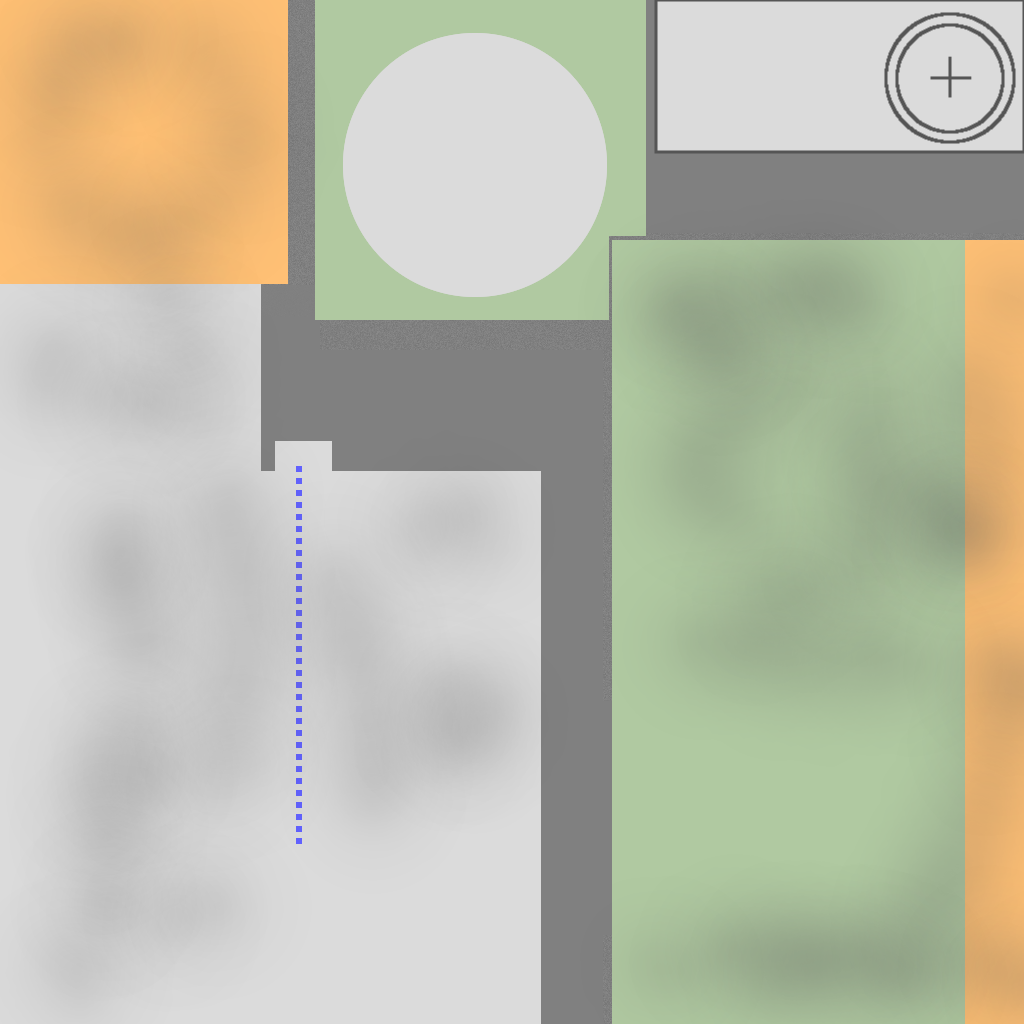
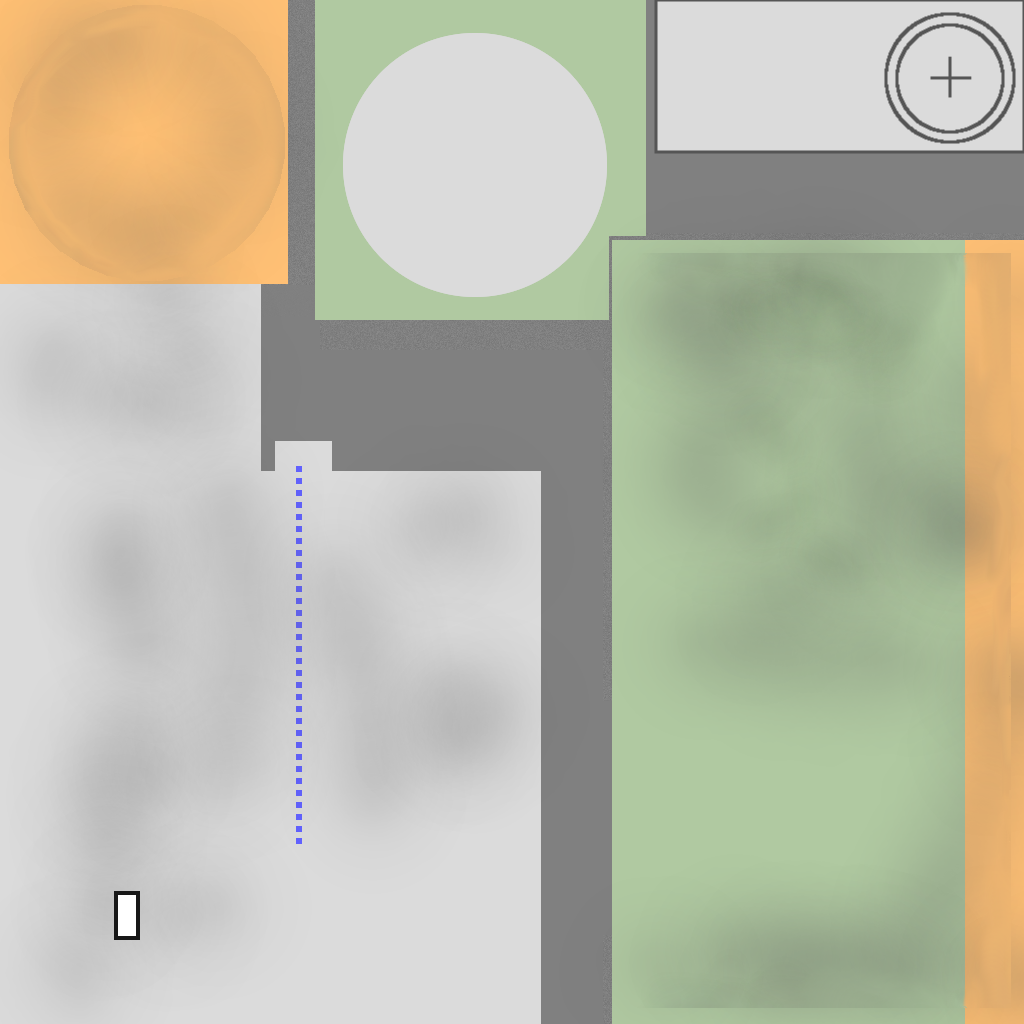
Two versions of the same layered image (1024 × 1024). Layer-by-layer changes:
renamed "texture" to "inline-hangar.png", painted on it over box(9, 5, 1011, 1008)
painted on "normal" over box(114, 891, 140, 940)
painted on "emissive" over box(118, 895, 136, 936)
